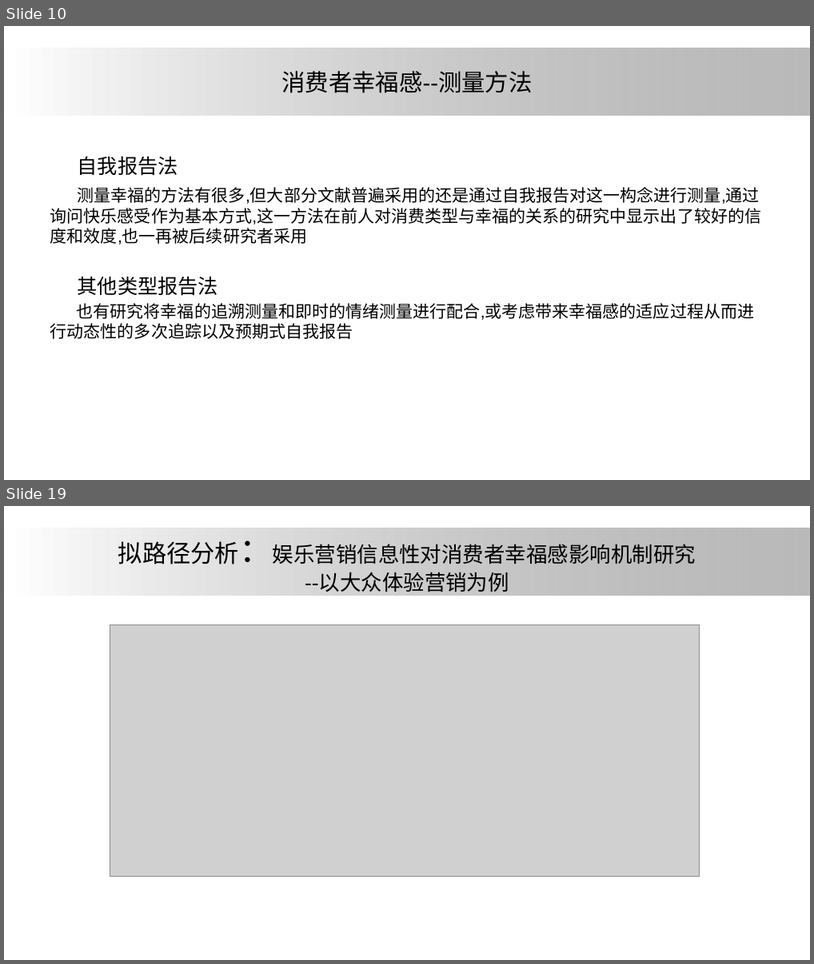
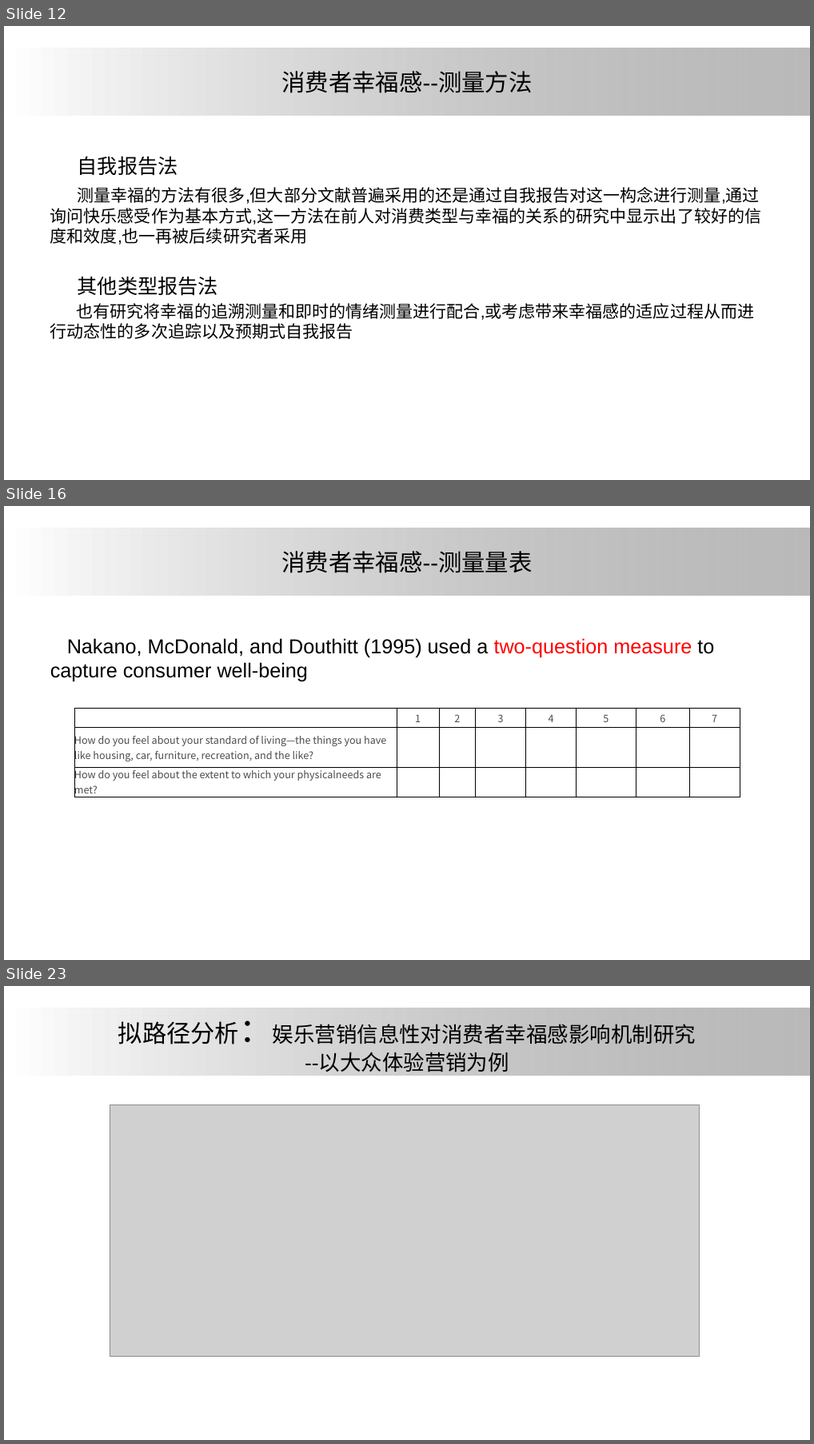
Before and after one commit to ElsaLuo/-, a slide deck: 我的坚果云/研究生搞学术/大论文/论文汇报/one.pptx. Shown one above the other, each under a label of ours: slides 10 and 19 before the commit, slides 12, 16 and 23 after it; the slides between them are not shown. The pictures are 814x964 and 814x1444 pixels, drawn with LibreOffice and Linux fonts; fonts in the diff are those of the drawing; grey boxes stand for pictures; background and template pictures are left out. Boxes give left, top, right and bottom in pixels: in the first picture for what was removed or moved away, otherwise in the second. Text is boxed around its words. In the diff, an @@ line names an element or a change of style, - is before the commit and + after.

```diff
--- a/我的坚果云/研究生搞学术/大论文/论文汇报/one.pptx
+++ b/我的坚果云/研究生搞学术/大论文/论文汇报/one.pptx
@@ slide 16 added at <box>4,506,810,960</box>, background #FFFFFF; not listed: 1 template element that a slide beside it also shows @@
@@ title added at <box>282,551,532,573</box>, 28 pt, text #000000 @@
+消费者幸福感--测量量表
@@ text added at <box>50,638,714,682</box>, 24 pt, text #000000 @@
+Nakano, McDonald, and Douthitt (1995) used a two-question measure to capture consumer well-being
@@ table added at <box>74,708,740,800</box>, 3 rows, 8 columns @@
+ | 1 | 2 | 3 | 4 | 5 | 6 | 7
+How do you feel about your standard of living—the things you have like housing, car, furniture, recreation, and the like? |  |  |  |  |  |  | 
+How do you feel about the extent to which your physicalneeds are met? |  |  |  |  |  |  | 
@@ what was slide 10 is now slide 12 @@
@@ what was slide 19 is now slide 23 @@
```
Also in this commit, not shown: 5 slides changed, 7 other slides added, 1 slide removed, 1 other file.
